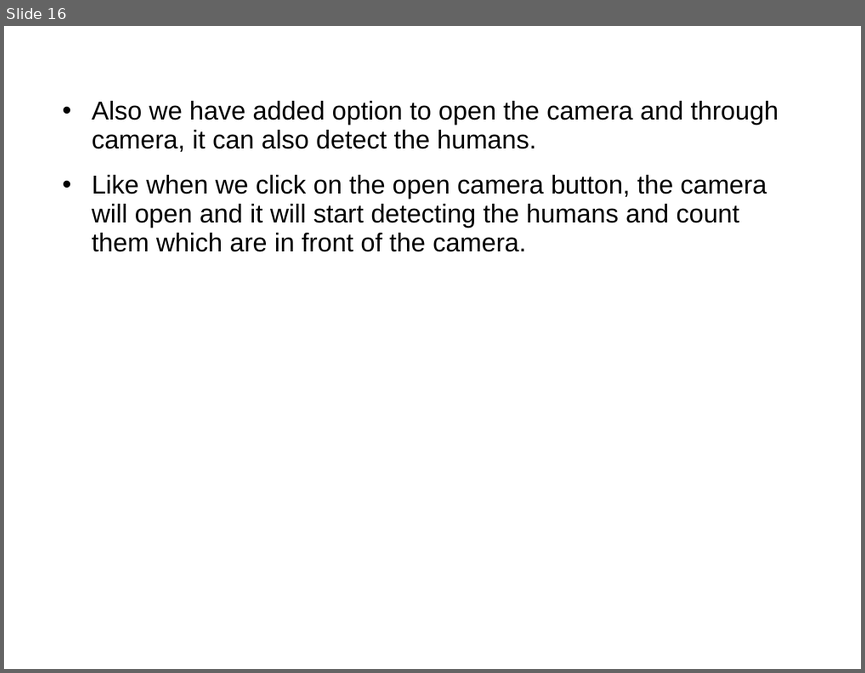
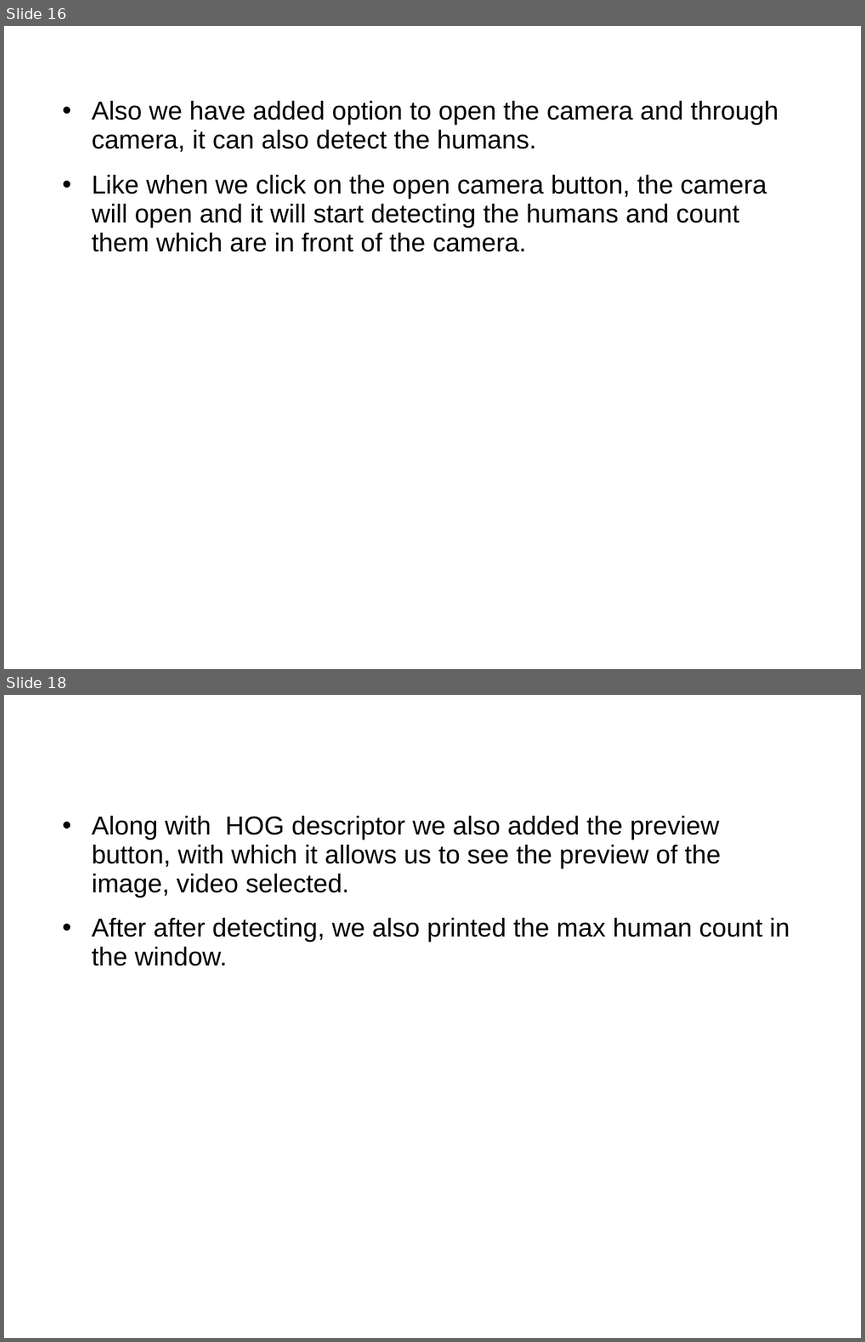
Before and after one commit to akash-rajak/Real-Time-Human-Detection-Counting, a slide deck: PPT + Report/Weekly Update.ppt. Shown one above the other, each under a label of ours: slide 16 before the commit, slides 16 and 18 after it; the slides between them are not shown. The pictures are 865x673 and 865x1342 pixels, drawn with LibreOffice and Linux fonts; fonts in the diff are those of the drawing; background and template pictures are left out. Boxes give left, top, right and bottom in pixels: in the first picture for what was removed or moved away, otherwise in the second. Text is boxed around its words. In the diff, an @@ line names an element or a change of style, - is before the commit and + after.

```diff
--- a/PPT + Report/Weekly Update.ppt
+++ b/PPT + Report/Weekly Update.ppt
@@ slide 18 added at (4,695,861,1338), background picture (left out) @@
@@ text added at (92,816,790,966), 24 pt, text #000000 @@
+• Along with HOG descriptor we also added the preview button, with which it allows us to see the preview of the image, video selected.
+• After after detecting, we also printed the max human count in the window.
```
Also in this commit, not shown: 2 slides changed, 5 other files.
